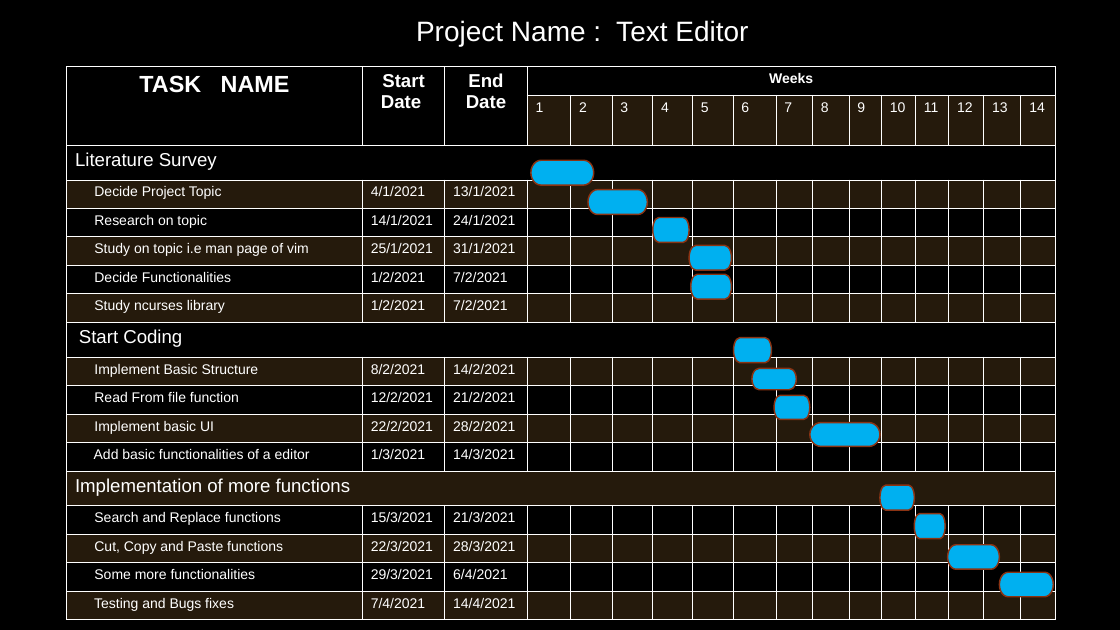
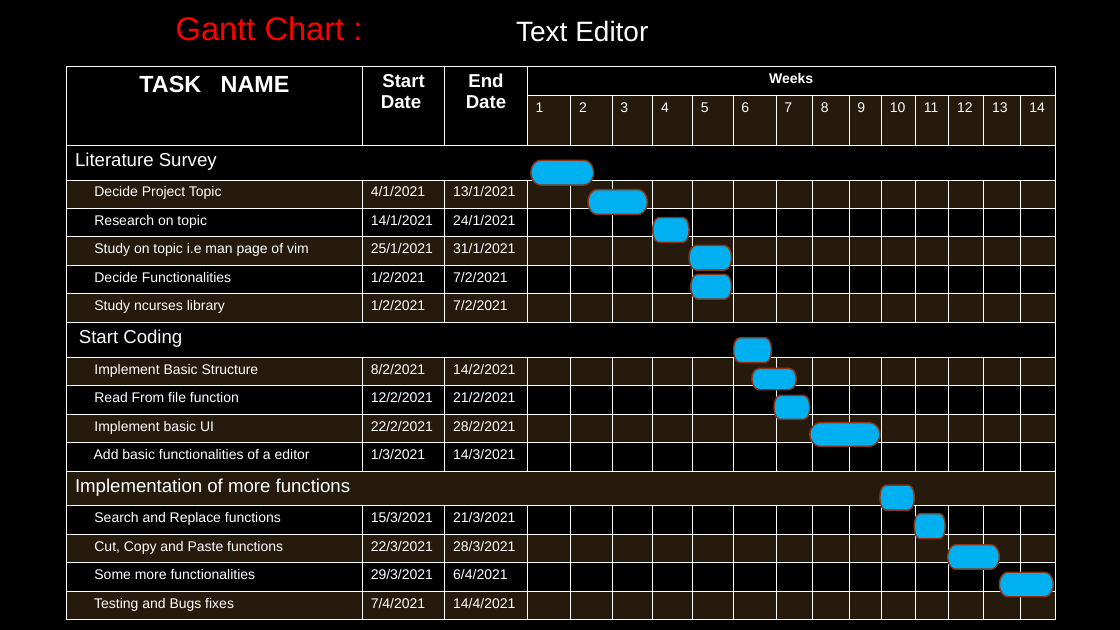
Before and after one commit to NikitaTipule/Text_editor, a slide deck: slide 6 of DATA STRUCTURE PROJECT – TEXT EDITOR.pptx. Drawn at 1120x630 pixels with LibreOffice and Linux fonts; fonts in the diff are those of the drawing; background and template pictures are left out. Boxes give left, top, right and bottom in pixels: in the first picture for what was removed or moved away, otherwise in the second. Text is boxed around its words. In the diff, an @@ line names an element or a change of style, - is before the commit and + after.

Commit message:
chore : Gantt chart image added and its html file deleted

```diff
--- a/DATA STRUCTURE PROJECT – TEXT EDITOR.pptx
+++ b/DATA STRUCTURE PROJECT – TEXT EDITOR.pptx
@@ text added at bbox=[176, 16, 345, 41], 28 pt, text #FF0000 @@
+Gantt Chart :
@@ text at bbox=[516, 20, 648, 42]: text changed @@
-Project Name : Text Editor
+Text Editor
```
Also in this commit, not shown: 7 other files.
